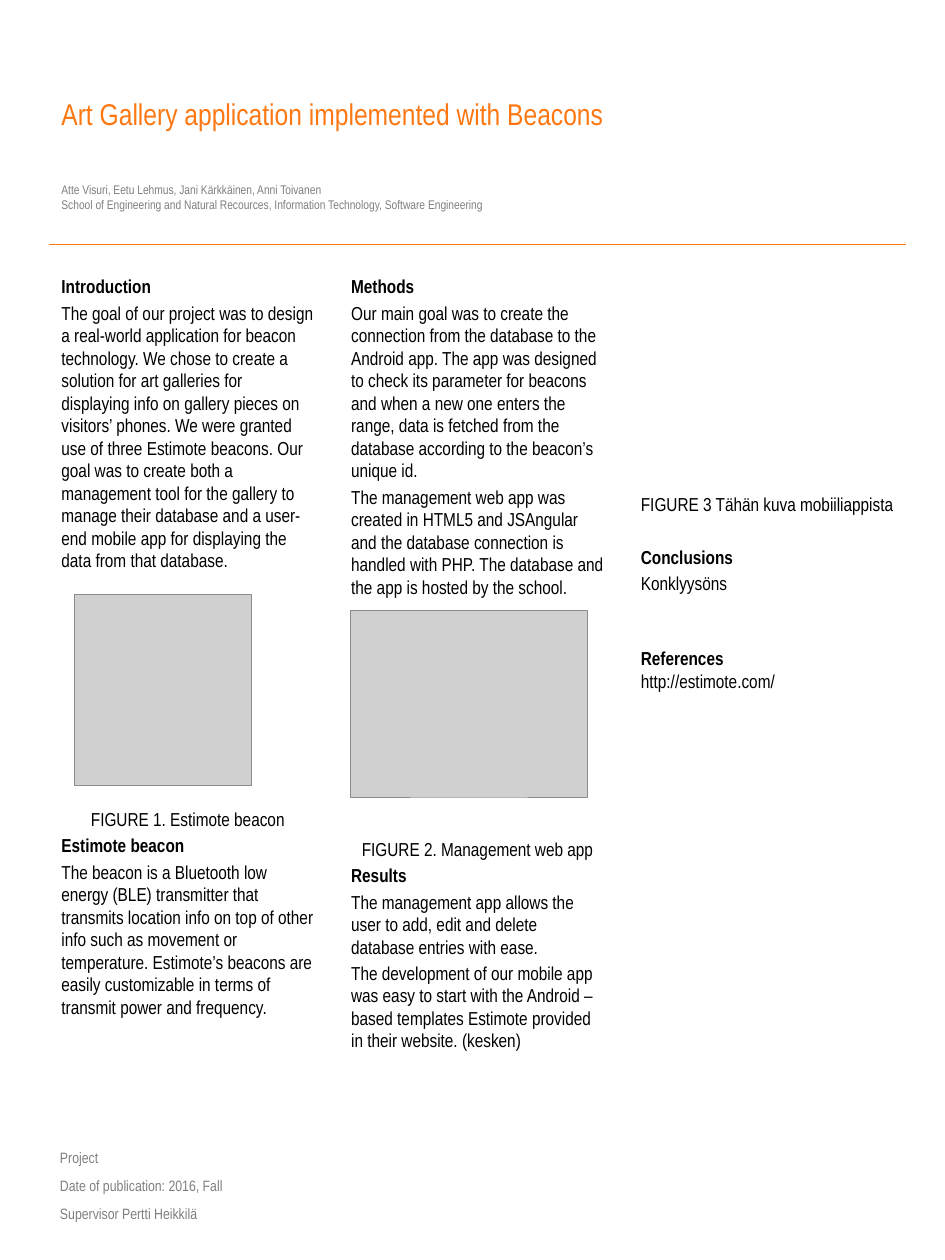
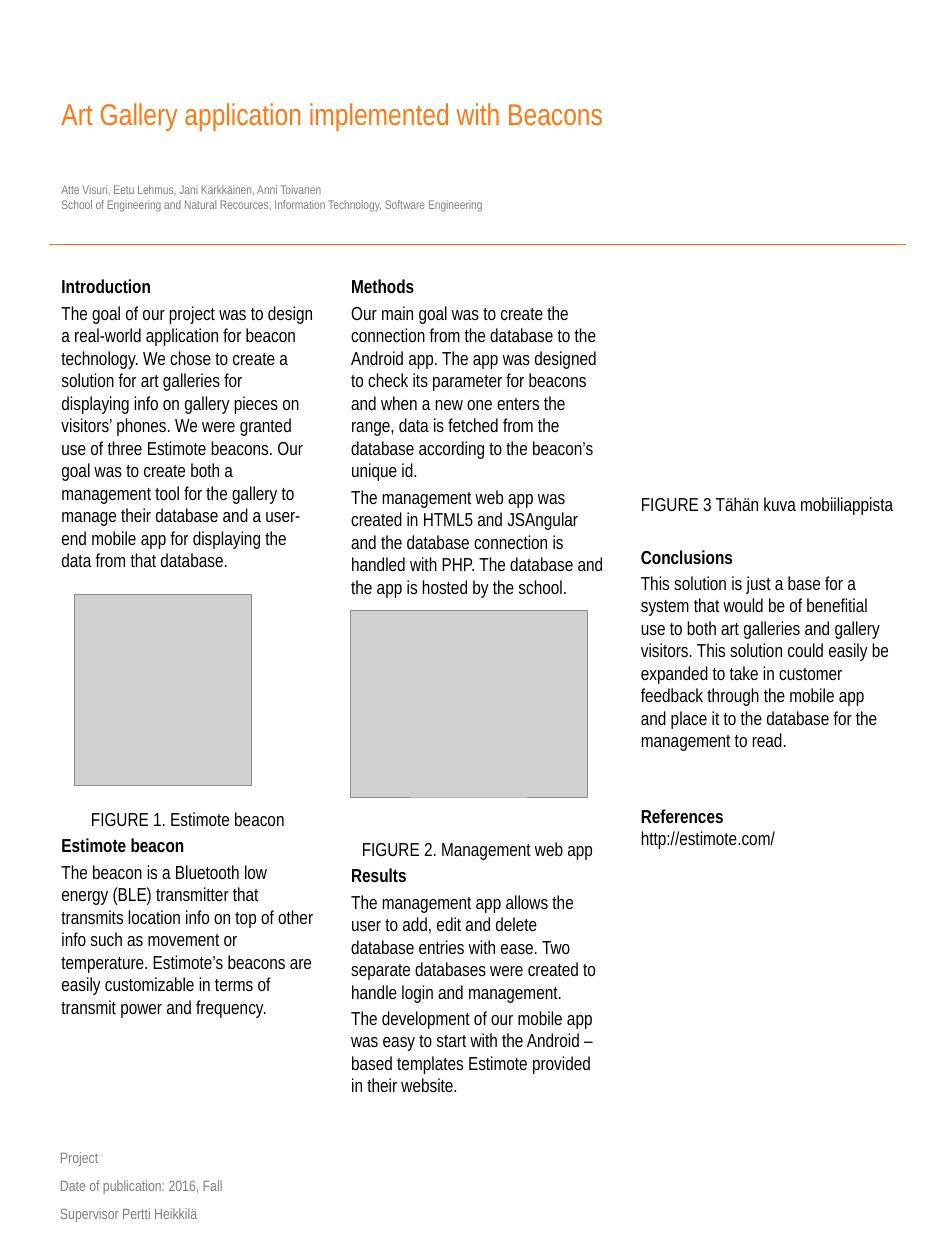
Before and after one commit to Raitokomniak/BeaconProject, a slide deck: slide 1 of Posteri.pptx. Drawn at 945x1260 pixels with LibreOffice and Linux fonts; fonts in the diff are those of the drawing; grey boxes stand for pictures; background and template pictures are left out. Boxes give left, top, right and bottom in pixels: in the first picture for what was removed or moved away, otherwise in the second. Text is boxed around its words. In the diff, an @@ line names an element or a change of style, - is before the commit and + after.

Commit message:
Muokattu, tarvii screenshotin android appista

```diff
--- a/Posteri.pptx
+++ b/Posteri.pptx
@@ text at bbox=[641, 576, 889, 751]: text changed @@
-Konklyysöns
+This solution is just a base for a system that would be of benefitial use to both art galleries and gallery visitors. This solution could easily be expanded to take in customer feedback through the mobile app and place it to the database for the management to read.
@@ text at bbox=[351, 895, 596, 1092]: text changed @@
-The management app allows the user to add, edit and delete database entries with ease.
-The development of our mobile app was easy to start with the Android –based templates Estimote provided in their website. (kesken)
+The management app allows the user to add, edit and delete database entries with ease. Two separate databases were created to handle login and management.
+The development of our mobile app was easy to start with the Android –based templates Estimote provided in their website.
```
